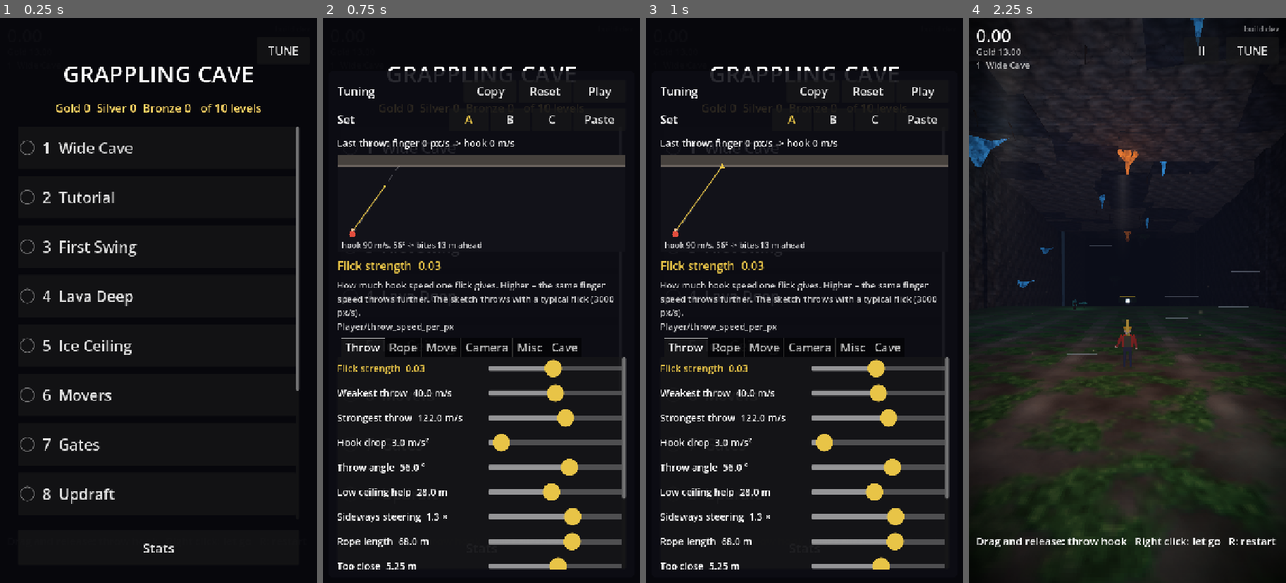
Above: before the commit, frames 1-4 (left to right).
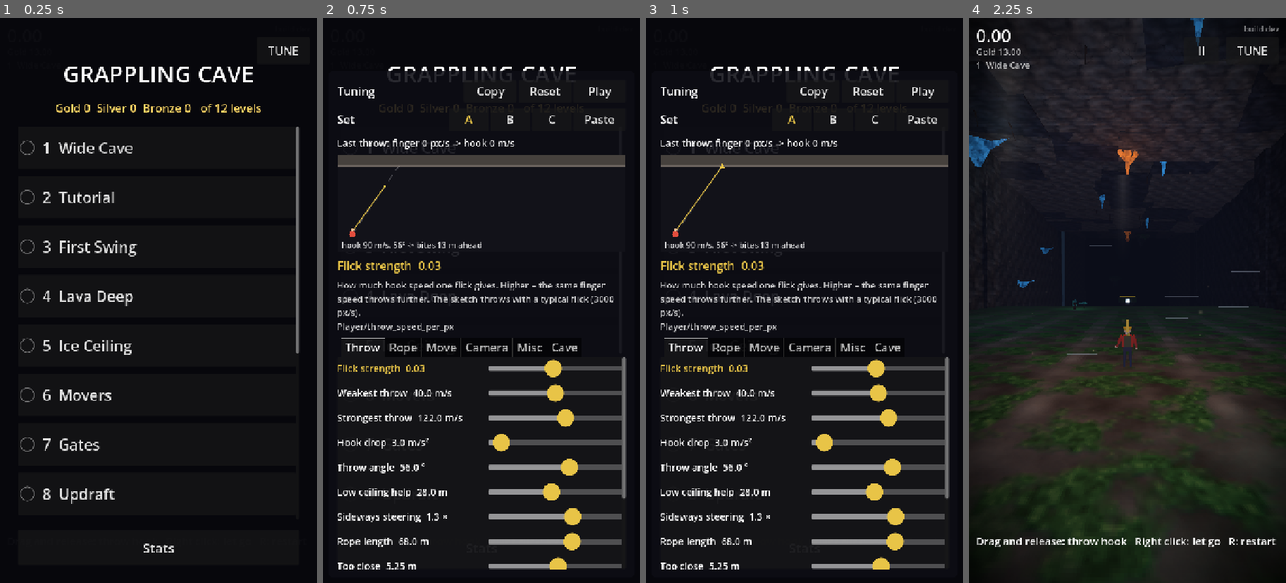
Above: after the commit, the same moments.

Repository: j4nric/Grappling-hook-app
Game: Godot game, scene res://scenes/main.tscn
Two runs of this game, one before a commit and one after it. Both use one fixed random seed, a clock stepped at 60 frames per second and the inputs below. Sound files missing from this copy of the repository are replaced by a short silence.
Inputs:
- Up to frame 1 (0.25 s): no input
- Up to frame 2 (0.75 s): click "TUNE" at 0.5 s
- Up to frame 3 (1 s): no input
- Up to frame 4 (2.25 s): click "Play" at 1.25 s; click "1 Wide Cave" at 2 s

The runs differ from the first frame. In frame 1, less than 0.1% of the frame differs, in the area x 69-95%, y 15-66%; in frame 2, less than 0.1%; in frame 3, less than 0.1%; in frame 4, nothing differs.

Commit message:
Neue Level Mushroom Grotto und Shortcut Run, Abkürzungen im Generator häufiger
- Mushroom Grotto: Sprungpilze über Lava, im Dunkeln und auf Böden, gewunden
- Shortcut Run: zwei Felsriegel mit Röhre, Tempo-Ringe
- Medaillen und Gold-Geister für beide (RECORD_GHOSTS=1 nimmt nur fehlende
  Geister auf, "all" alle)
- Generator: Abkürzungen häufiger; danach höchstens 16 m schmaler und 6 m
  versetzt (sonst versperrt die Schräge den Umweg)

Co-Authored-By: Claude Opus 5.5 <noreply@anthropic.com>
Claude-Session: https://claude.ai/code/session_01NprrisYecDf1UXiA34pvZx

Diff:
--- /dev/null
+++ b/scenes/levels/level_10.tscn
@@ -0,0 +1,12 @@
+[gd_scene load_steps=2 format=3]
+
+[ext_resource type="Script" path="res://scripts/level.gd" id="1_level"]
+
+[node name="Level" type="Node3D"]
+script = ExtResource("1_level")
+level_name = "Mushroom Grotto"
+gold_time = 18.8
+silver_time = 26.5
+bronze_time = 44.2
+layout_seed = 1010
+segments = [{"template": "start", "length": 60.0, "bouncers": 2}, {"template": "lava_lake", "length": 80.0, "shift": 14.0, "bouncers": 3, "islands": 0}, {"template": "slalom", "length": 70.0, "shift": -10.0, "bouncers": 2, "pillars": 2, "checkpoint": true}, {"template": "lava_lake", "length": 70.0, "shift": 8.0, "bouncers": 2, "islands": 1, "dark": true}, {"template": "start", "length": 60.0, "shift": -6.0, "bouncers": 1, "checkpoint": true}, {"template": "start"}]
--- /dev/null
+++ b/scenes/levels/level_11.tscn
@@ -0,0 +1,12 @@
+[gd_scene load_steps=2 format=3]
+
+[ext_resource type="Script" path="res://scripts/level.gd" id="1_level"]
+
+[node name="Level" type="Node3D"]
+script = ExtResource("1_level")
+level_name = "Shortcut Run"
+gold_time = 26.1
+silver_time = 36.8
+bronze_time = 61.3
+layout_seed = 1111
+segments = [{"template": "start"}, {"template": "sprint", "length": 80.0, "shift": -16.0}, {"template": "cathedral", "length": 80.0, "shift": 12.0, "shortcut": 8.0, "islands": 0, "checkpoint": true}, {"template": "sprint", "length": 60.0, "shift": 8.0}, {"template": "cathedral", "length": 80.0, "shift": -6.0, "shortcut": 7.0, "islands": 0, "rings": 2, "checkpoint": true}, {"template": "sprint", "length": 80.0, "shift": -6.0, "rings": 2}, {"template": "start", "shift": 0.0}]
--- a/scripts/cave_generator.gd
+++ b/scripts/cave_generator.gd
@@ -16,6 +16,10 @@
 		"skyway": 3.0, "bounce": 2.0, "shortcut": 4.0}
 ## Largest sideways shift of a hall (m).
 const MAX_SHIFT := 18.0
+## The hall after a shortcut is at most this much narrower (m) and sits at
+## most this far sideways from it (m).
+const SHORTCUT_NARROWING := 16.0
+const SHORTCUT_SHIFT := 6.0
 ## Medal times as multiples of the estimate. The test bot needs about 0.8
 ## of the estimate in most caves, but up to twice as long in very wide and
 ## high halls (it is chaotic there): bronze is generous.
@@ -25,7 +29,7 @@
 ## Kind of hall -> chance weight.
 const KINDS := {"open": 1.0, "islands": 1.0, "pillars": 1.0, "lava": 1.0, "ice": 0.7, "gate": 0.6,
 		"movers": 0.6, "updraft": 0.7, "brittle": 0.6, "rings": 0.7, "dark": 0.5, "skyway": 0.6, "bounce": 0.6,
-		"shortcut": 0.5}
+		"shortcut": 0.9}
 ## The hall template (CavernBuilder.TEMPLATES) each kind starts from.
 const TEMPLATE_OF := {"open": "sprint", "islands": "cathedral", "pillars": "slalom", "lava": "lava_lake",
 		"ice": "ice_vault", "gate": "sprint", "movers": "sprint", "updraft": "sprint", "brittle": "sprint",
@@ -110,6 +114,14 @@
 	winding.seed = seed_value * 31 + 7
 	for i in range(1, halls.size()):
 		halls[i].shift = snappedf(winding.randf_range(-MAX_SHIFT, MAX_SHIFT), 2.0)
+	# After a shortcut barrier the cave must not narrow much: the slanted
+	# wall into a much narrower hall would reach back and close the way round.
+	for i in range(1, halls.size() - 1):
+		if halls[i].kind == "shortcut":
+			var next: Dictionary = halls[i + 1]
+			var wide := float(CavernBuilder.full_segment(halls[i]).width)
+			next.width = maxf(float(CavernBuilder.full_segment(next).width), wide - SHORTCUT_NARROWING)
+			next.shift = halls[i].shift + clampf(next.shift - halls[i].shift, -SHORTCUT_SHIFT, SHORTCUT_SHIFT)
 	return halls
 
 
--- a/scripts/levels.gd
+++ b/scripts/levels.gd
@@ -14,6 +14,8 @@
 	"res://scenes/levels/level_06.tscn",
 	"res://scenes/levels/level_08.tscn",
 	"res://scenes/levels/level_09.tscn",
+	"res://scenes/levels/level_10.tscn",
+	"res://scenes/levels/level_11.tscn",
 ]
 const CAVE_PREFIX := "cave://"
 
--- a/tests/test_levels.gd
+++ b/tests/test_levels.gd
@@ -38,10 +38,13 @@
 				best_deaths = result.deaths
 				best_run = result.recording
 		print("    level %d %-12s bot best %.2f s, %d deaths (medals %.1f/%.1f/%.1f) runs %s" % [i + 1, level_name, best, best_deaths, medals[0], medals[1], medals[2], " ".join(times)])
-		if OS.get_environment("RECORD_GHOSTS") == "1" and best < INF:
-			# The best run becomes the level's gold ghost.
+		var record := OS.get_environment("RECORD_GHOSTS")
+		if record in ["1", "all"] and best < INF:
+			# The best run becomes the level's gold ghost: "1" only where the
+			# level (version) has none yet, "all" everywhere.
 			var scene: Level = Levels.instantiate(Levels.LIST[i])
-			GoldGhosts.save(Levels.LIST[i], scene, best, best_run)
+			if record == "all" or GoldGhosts.load_for(Levels.LIST[i], scene).is_empty():
+				GoldGhosts.save(Levels.LIST[i], scene, best, best_run)
 			scene.free()
 		check(best < INF, "bot finishes level %d" % (i + 1))
 		check(best <= float(medals[2]), "bot gets at least bronze in level %d" % (i + 1))
Not shown, added: assets/ghosts/level_10.txt
Not shown, added: assets/ghosts/level_11.txt
Not shown, changed: CLAUDE.md
Not shown, changed: README.md
Not shown, changed: docs/next-steps.md
Not shown, changed: docs/roadmap.md
